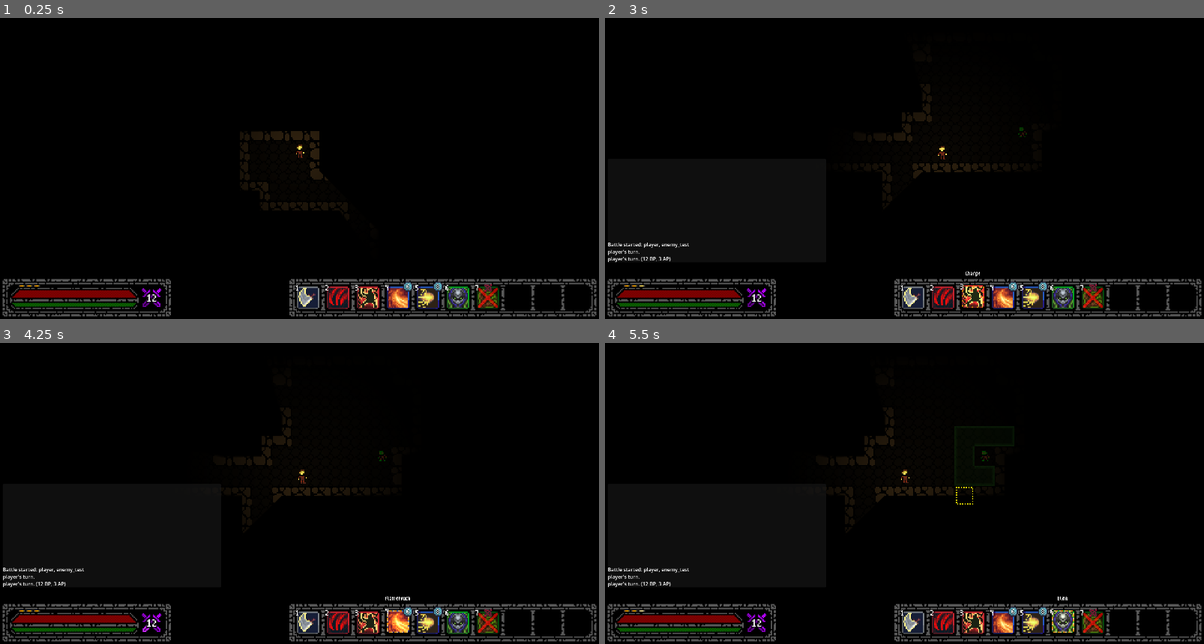
Above: before the commit, frames 1-4 (two rows, left to right).
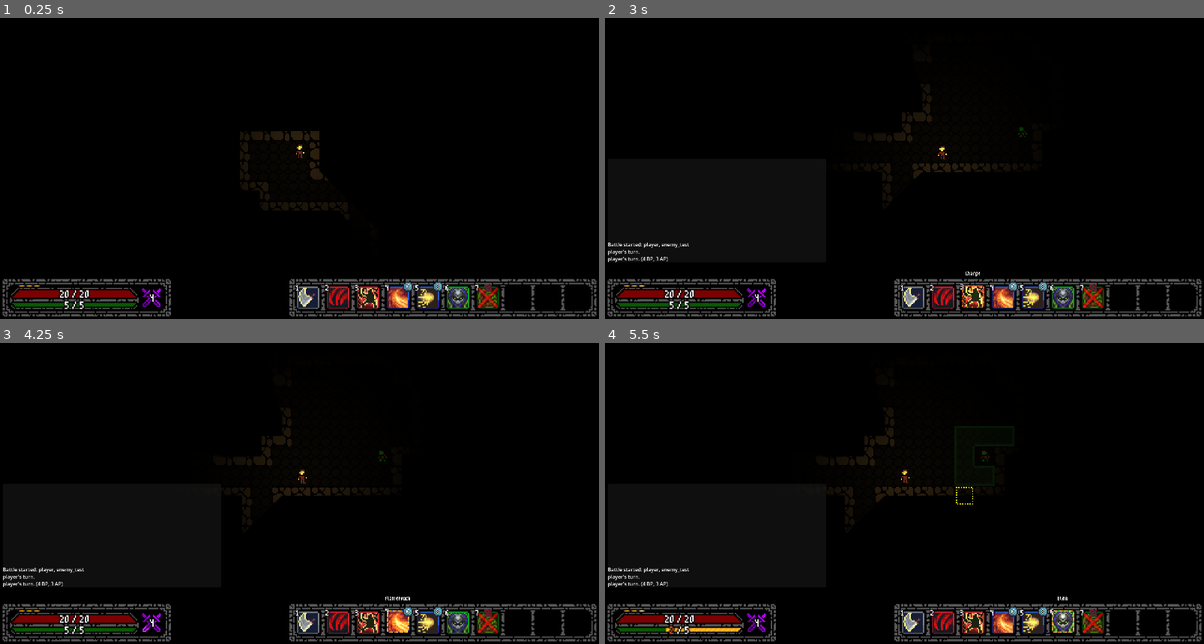
Above: after the commit, the same moments.

Repository: E-Rodowicz/Project-Fantasy
Game: Godot game, scene res://scenes/levels/test_area.tscn
Two runs of this game, one before a commit and one after it. Both use one fixed random seed, a clock stepped at 60 frames per second and the inputs below.
Inputs:
- Up to frame 1 (0.25 s): no input
- Up to frame 2 (3 s): tap Enter at 0.5 s; hold Right (ui_right) 0.53-1.28 s; tap 0 (ability_0) at 0.6 s; tap Space (precise_move) at 1.25 s; hold Down (ui_down) 1.28-2.03 s; tap 1 (ability_1) at 1.35 s; hold Right (ui_right) 2.03-2.78 s; tap 2 (ability_2) at 2.1 s; hold Up (ui_up) from 2.78 s (still down); tap 3 (ability_3) at 2.85 s
- Up to frame 3 (4.25 s): release Up (ui_up) at 3.53 s; hold Left (ui_left) from 3.53 s (still down); tap 4 (ability_4) at 3.6 s
- Up to frame 4 (5.5 s): tap 5 (ability_5) at 4.35 s; release Left (ui_left) at 5.03 s; hold Down (ui_down) from 5.03 s (still down); tap 6 (ability_6) at 5.1 s

The runs differ from the first frame. In frame 1, 0.2% of the frame differs, in the area x 9-27%, y 90-97%; in frame 2, 0.3%; in frame 3, 0.3%; in frame 4, 0.4%, in the area x 6-27%, y 79-97%.

Commit message:
Added text labels for HP + MP
Made it so that they dynamically change position as well as colour dependant of what ability/movement will use what bar and how

Diff:
--- a/scenes/gui/player_hud_v_2.gd
+++ b/scenes/gui/player_hud_v_2.gd
@@ -9,6 +9,12 @@
 @onready var hp_bar_trail: TextureProgressBar = $StatusBar_bg/hp_bar_trail
 @onready var bp_icon: Sprite2D = $StatusBar_bg/bp_icon
 @onready var bp_label: Label = $StatusBar_bg/bp_label
+@onready var hp_current_label: Label = $StatusBar_bg/hp_current_label
+@onready var hp_slash_label: Label = $StatusBar_bg/hp_slash_label
+@onready var hp_max_label: Label = $StatusBar_bg/hp_max_label
+@onready var mp_current_label: Label = $StatusBar_bg/mp_current_label
+@onready var mp_slash_label: Label = $StatusBar_bg/mp_slash_label
+@onready var mp_max_label: Label = $StatusBar_bg/mp_max_label
 
 # Preloads.
 var hp_damage_texture: Texture2D = preload("res://assets/sprites/gui/status_bar/status_bar_hp_hit.png")
@@ -32,6 +38,10 @@
 var hp_drain_delay: float = 0.0
 var hp_display_current: int = 100
 var hp_is_healing: bool = false
+var hp_preview_active: bool = false
+var hp_preview_current: int = 100
+var hp_preview_timer: float = 0.0
+var hp_preview_pulse: float = 0.0
 
 var mp_flash_frames: Array = []
 var mp_flash_frame: int = 0
@@ -52,6 +62,10 @@
 var bp_was_selected: bool = false
 var bp_shine_holding: bool = false
 var bp_shine_hold_timer: float = 0.0
+var bp_counting: bool = false
+var bp_count_display: int = 0
+var bp_count_target: int = 0
+var bp_count_timer: float = 0.0
 
 var ap_pips: Array = []
 var ap_pip_states: Array = []
@@ -67,6 +81,7 @@
 # Consts.
 const HP_DRAIN_RATE: float = 0.04
 const HP_DRAIN_DELAY: float = 0.4
+const HP_PREVIEW_RATE: float = 0.008
 
 const MP_DRAIN_RATE: float = 0.008
 const MP_FLASH_FRAME_COUNT: int = 8
@@ -77,6 +92,7 @@
 const BP_FADE_SPEED: float = 0.25
 const BP_ICON_FADE_SPEED: float = 0.15
 const BP_SHINE_HOLD: float = 0.35
+const BP_COUNT_SPEED: float = 0.15
 
 const AP_SELECT_FRAME_COUNT: int = 9
 const AP_USED_FRAME_COUNT: int = 7
@@ -88,6 +104,12 @@
 const AP_PIP_SPACING: int = 6
 const AP_PIP_START: Vector2 = Vector2(13, 5)
 
+const HP_LABEL_CENTER_X: float = 60.0
+const MP_LABEL_CENTER_X: float = 60.0
+const LABEL_COLOR_NORMAL: Color = Color.WHITE
+const LABEL_COLOR_COST: Color = Color(0.85, 0.35, 0.1)
+const LABEL_COLOR_HEAL: Color = Color(0.3, 1.0, 0.3)
+
 var hud_enabled: bool = true
 
 func _ready() -> void:
@@ -150,6 +172,21 @@
 		_update_display(delta)
 
 func _update_display(delta: float) -> void:
+	# Detect selected ability costs (used by HP preview, MP section, and labels)
+	var selected_ability_mp_cost: int = 0
+	var selected_ability_hp_cost: int = 0
+	var selected_ability_hp_heal: int = 0
+	if BattleManager.active and BattleManager.player_turn != null:
+		var hud_active_slot: int = BattleManager.player_turn.active_hotbar_slot
+		if hud_active_slot >= 0:
+			var hud_ability_id: String = PlayerData.get_hotbar_ability(hud_active_slot)
+			if hud_ability_id != "" and hud_ability_id != "basic_attack":
+				var hud_ability: Dictionary = AbilityDB.get_ability(hud_ability_id)
+				var hud_cost: Dictionary = hud_ability.get("cost", {})
+				selected_ability_mp_cost = hud_cost.get("mp", 0)
+				selected_ability_hp_cost = hud_cost.get("hp", 0)
+				selected_ability_hp_heal = hud_ability.get("heal_hp", 0)
+
 	# HP
 	hp_bar.max_value = 100
 	hp_bar_trail.max_value = 100
@@ -191,8 +228,51 @@
 		hp_drain_timer = 0.0
 		hp_drain_delay = 0.0
 
-	hp_bar.value = hp_display_current
-	hp_bar_trail.value = hp_trail_current
+	# HP Preview
+	var hp_is_previewing: bool = selected_ability_hp_cost > 0 or selected_ability_hp_heal > 0
+	if hp_is_previewing:
+		if not hp_preview_active:
+			hp_preview_active = true
+			hp_preview_current = hp_display_current
+			hp_preview_timer = 0.0
+
+		var preview_hp: int = clampi(PlayerData.current_hp - selected_ability_hp_cost + selected_ability_hp_heal, 0, PlayerData.max_hp)
+		var hp_preview_target: int = round(float(preview_hp) / PlayerData.max_hp * 100.0)
+		if preview_hp > 0:
+			hp_preview_target = max(hp_preview_target, 2)
+
+		if hp_preview_current > hp_preview_target:
+			hp_preview_timer += delta
+			while hp_preview_timer >= HP_PREVIEW_RATE and hp_preview_current > hp_preview_target:
+				hp_preview_timer -= HP_PREVIEW_RATE
+				hp_preview_current -= 1
+		elif hp_preview_current < hp_preview_target:
+			hp_preview_timer += delta
+			while hp_preview_timer >= HP_PREVIEW_RATE and hp_preview_current < hp_preview_target:
+				hp_preview_timer -= HP_PREVIEW_RATE
+				hp_preview_current += 1
+
+		hp_bar.value = hp_preview_current
+		if selected_ability_hp_cost > 0:
+			hp_bar_trail.texture_progress = hp_damage_texture
+			hp_bar_trail.value = hp_display_current
+		elif selected_ability_hp_heal > 0:
+			hp_bar_trail.texture_progress = hp_heal_texture
+			hp_bar_trail.value = hp_preview_target
+
+		hp_preview_pulse += delta
+		var pulse: float = 0.85 + sin(hp_preview_pulse * 5.0) * 0.15
+		if selected_ability_hp_cost > 0:
+			hp_bar_trail.modulate = Color(1.0, pulse * 0.7, pulse * 0.3, 1.0)
+		else:
+			hp_bar_trail.modulate = Color(pulse * 0.5, 1.0, pulse * 0.5, 1.0)
+	else:
+		if hp_preview_active:
+			hp_preview_active = false
+			hp_preview_pulse = 0.0
+			hp_bar_trail.modulate = Color.WHITE
+		hp_bar.value = hp_display_current
+		hp_bar_trail.value = hp_trail_current
 
 	# BP
 	var bp_current: int = PlayerData.bp_max
@@ -262,9 +342,31 @@
 
 	# Label fades between values like SC charges on hotbar.
 	var bp_label_target: int = bp_current if bp_current > 1 else 0
-	if bp_label_target != bp_previous_display:
+
+	# Start counting up when BP increases
+	if bp_label_target > bp_previous_display and bp_previous_display >= 0:
+		if not bp_counting:
+			bp_counting = true
+			bp_count_display = max(bp_previous_display, 0)
+			bp_count_target = bp_label_target
+			bp_count_timer = 0.0
+		else:
+			bp_count_target = bp_label_target
+
+	# Count-up animation
+	if bp_counting:
+		bp_count_timer += delta
+		if bp_count_timer >= BP_COUNT_SPEED:
+			bp_count_timer -= BP_COUNT_SPEED
+			bp_count_display += 1
+			bp_label.text = str(bp_count_display)
+			bp_label.visible = true
+			if bp_count_display >= bp_count_target:
+				bp_counting = false
+		bp_previous_display = bp_count_display
+	elif bp_label_target != bp_previous_display:
+		# Non-counting changes (BP spent — use existing crossfade logic)
 		if bp_previous_display > 1 and bp_label_target > 1:
-			# Both visible: crossfade old value out, new value in.
 			bp_label_fade.text = str(bp_previous_display)
 			bp_label_fade.modulate = Color(1, 1, 1, 1)
 			var out_tween: Tween = create_tween()
@@ -275,14 +377,12 @@
 			var in_tween: Tween = create_tween()
 			in_tween.tween_property(bp_label, "modulate:a", 1.0, BP_FADE_SPEED)
 		elif bp_label_target > 1:
-			# Was hidden, now visible: fade in.
 			bp_label.text = str(bp_label_target)
 			bp_label.modulate = Color(1, 1, 1, 0)
 			bp_label.visible = true
 			var in_tween: Tween = create_tween()
 			in_tween.tween_property(bp_label, "modulate:a", 1.0, BP_FADE_SPEED)
 		else:
-			# Was visible, now hidden: fade out.
 			var out_tween: Tween = create_tween()
 			out_tween.tween_property(bp_label, "modulate:a", 0.0, BP_FADE_SPEED)
 			out_tween.tween_callback(func(): bp_label.visible = false)
@@ -432,16 +532,15 @@
 		current_mp = BattleManager.player_turn.mp_budget
 		planned_cost = BattleManager.player_turn.path_cost
 
+	var total_mp_cost: int = planned_cost + selected_ability_mp_cost
 	var mp_preview_target: int = 0
 	var mp_display_target: int = 0
 
 	if max_mp > 0:
 		mp_preview_target = round(float(current_mp) / max_mp * 100.0)
-		mp_display_target = round(float(current_mp - planned_cost) / max_mp * 100.0)
-
-	if current_mp > 0:
-		mp_preview_target = max(mp_preview_target, 2)
-	if (current_mp - planned_cost) > 0:
+		mp_display_target = round(float(current_mp - total_mp_cost) / max_mp * 100.0)
+
+	if (current_mp - total_mp_cost) > 0:
 		mp_display_target = max(mp_display_target, 2)
 
 	# Green bar: snaps down, snaps up on cancel, animates up on refill
@@ -461,7 +560,7 @@
 		mp_display_timer = 0.0
 
 	# Preview bar snaps during planning, drains toward green, tracks green when matched.
-	if planned_cost > 0:
+	if total_mp_cost > 0:
 		mp_preview_current = mp_preview_target
 		mp_drain_timer = 0.0
 	elif mp_preview_current > mp_display_current:
@@ -477,7 +576,7 @@
 	mp_bar.value = mp_display_current
 
 	# Flash animation when there's a planned path cost
-	if planned_cost > 0:
+	if total_mp_cost > 0:
 		mp_flash_timer += delta
 		if mp_flash_timer >= 1.0 / MP_FLASH_FPS:
 			mp_flash_timer -= 1.0 / MP_FLASH_FPS
@@ -486,6 +585,35 @@
 	else:
 		mp_flash_timer = 0.0
 		mp_flash_frame = 0
+
+	if BattleManager.mp_rejected:
+		BattleManager.mp_rejected = false
+		_mp_label_flash_red()
+
+	# HP / MP Labels
+	hp_max_label.text = str(PlayerData.max_hp)
+	mp_max_label.text = str(max_mp)
+
+	if selected_ability_hp_cost > 0:
+		var hp_label_preview: int = max(PlayerData.current_hp - selected_ability_hp_cost, 0)
+		hp_current_label.text = str(hp_label_preview)
+		hp_current_label.self_modulate = LABEL_COLOR_COST
+	elif selected_ability_hp_heal > 0:
+		var hp_label_preview: int = min(PlayerData.current_hp + selected_ability_hp_heal, PlayerData.max_hp)
+		hp_current_label.text = str(hp_label_preview)
+		hp_current_label.self_modulate = LABEL_COLOR_HEAL
+	else:
+		hp_current_label.text = str(PlayerData.current_hp)
+		hp_current_label.self_modulate = LABEL_COLOR_NORMAL
+
+	var total_mp_preview: int = planned_cost + selected_ability_mp_cost
+	if total_mp_preview > 0:
+		var mp_label_preview: int = max(current_mp - total_mp_preview, 0)
+		mp_current_label.text = str(mp_label_preview)
+		mp_current_label.self_modulate = LABEL_COLOR_COST
+	else:
+		mp_current_label.text = str(current_mp)
+		mp_current_label.self_modulate = LABEL_COLOR_NORMAL
 
 func _bp_shake() -> void:
 	var flash_tween: Tween = create_tween()
@@ -522,3 +650,10 @@
 	flash_tween.tween_property(pip, "modulate", Color.WHITE, 0.08)
 	flash_tween.tween_property(pip, "modulate", Color(1.0, 0.0, 0.0, 1.0), 0.08)
 	flash_tween.tween_property(pip, "modulate", Color.WHITE, 0.08)
+
+func _mp_label_flash_red() -> void:
+	var flash_tween: Tween = create_tween()
+	flash_tween.tween_property(mp_current_label, "self_modulate", Color(1.0, 0.0, 0.0, 1.0), 0.08)
+	flash_tween.tween_property(mp_current_label, "self_modulate", Color.WHITE, 0.08)
+	flash_tween.tween_property(mp_current_label, "self_modulate", Color(1.0, 0.0, 0.0, 1.0), 0.08)
+	flash_tween.tween_property(mp_current_label, "self_modulate", Color.WHITE, 0.08)
--- a/scenes/gui/player_hud_v_2.tscn
+++ b/scenes/gui/player_hud_v_2.tscn
@@ -11,6 +11,36 @@
 [ext_resource type="FontFile" uid="uid://dj368wjpoum8l" path="res://assets/fonts/m3x6.ttf" id="9_w7ua0"]
 
 [sub_resource type="LabelSettings" id="LabelSettings_uukeg"]
+font = ExtResource("9_w7ua0")
+outline_size = 3
+outline_color = Color(0, 0, 0, 1)
+
+[sub_resource type="LabelSettings" id="LabelSettings_tye4b"]
+font = ExtResource("9_w7ua0")
+outline_size = 3
+outline_color = Color(0, 0, 0, 1)
+
+[sub_resource type="LabelSettings" id="LabelSettings_g4wbh"]
+font = ExtResource("9_w7ua0")
+outline_size = 3
+outline_color = Color(0, 0, 0, 1)
+
+[sub_resource type="LabelSettings" id="LabelSettings_5gcps"]
+font = ExtResource("9_w7ua0")
+outline_size = 3
+outline_color = Color(0, 0, 0, 1)
+
+[sub_resource type="LabelSettings" id="LabelSettings_esgjl"]
+font = ExtResource("9_w7ua0")
+outline_size = 3
+outline_color = Color(0, 0, 0, 1)
+
+[sub_resource type="LabelSettings" id="LabelSettings_57i3h"]
+font = ExtResource("9_w7ua0")
+outline_size = 3
+outline_color = Color(0, 0, 0, 1)
+
+[sub_resource type="LabelSettings" id="LabelSettings_i5s70"]
 font = ExtResource("9_w7ua0")
 outline_size = 3
 outline_color = Color(0, 0, 0, 1)
@@ -89,3 +119,67 @@
 label_settings = SubResource("LabelSettings_uukeg")
 horizontal_alignment = 1
 vertical_alignment = 1
+
+[node name="hp_current_label" type="Label" parent="StatusBar_bg" unique_id=832490995]
+layout_mode = 0
+offset_left = 7.25
+offset_top = 4.0
+offset_right = 55.0
+offset_bottom = 17.0
+text = "1"
+label_settings = SubResource("LabelSettings_tye4b")
+horizontal_alignment = 2
+vertical_alignment = 1
+
+[node name="hp_slash_label" type="Label" parent="StatusBar_bg" unique_id=699164163]
+layout_mode = 0
+offset_left = 56.25
+offset_top = 3.75
+offset_right = 60.25
+offset_bottom = 16.75
+text = "/"
+label_settings = SubResource("LabelSettings_g4wbh")
+horizontal_alignment = 1
+vertical_alignment = 1
+
+[node name="hp_max_label" type="Label" parent="StatusBar_bg" unique_id=211713981]
+layout_mode = 0
+offset_left = 62.0
+offset_top = 4.25
+offset_right = 109.25
+offset_bottom = 17.25
+text = "1"
+label_settings = SubResource("LabelSettings_5gcps")
+vertical_alignment = 1
+
+[node name="mp_current_label" type="Label" parent="StatusBar_bg" unique_id=692287794]
+layout_mode = 0
+offset_left = 8.0
+offset_top = 12.75
+offset_right = 54.5
+offset_bottom = 25.75
+text = "1"
+label_settings = SubResource("LabelSettings_esgjl")
+horizontal_alignment = 2
+vertical_alignment = 1
+
+[node name="mp_slash_label" type="Label" parent="StatusBar_bg" unique_id=1560341970]
+layout_mode = 0
+offset_left = 56.0
+offset_top = 12.75
+offset_right = 60.0
+offset_bottom = 25.75
+text = "/"
+label_settings = SubResource("LabelSettings_57i3h")
+horizontal_alignment = 1
+vertical_alignment = 1
+
+[node name="mp_max_label" type="Label" parent="StatusBar_bg" unique_id=422082151]
+layout_mode = 0
+offset_left = 61.75
+offset_top = 13.0
+offset_right = 109.5
+offset_bottom = 26.0
+text = "1"
+label_settings = SubResource("LabelSettings_i5s70")
+vertical_alignment = 1
--- a/scripts/autoloaders/BattleManager.gd
+++ b/scripts/autoloaders/BattleManager.gd
@@ -12,6 +12,7 @@
 var rejected_hotbar_slot: int = -1
 var bp_rejected: bool = false
 var ap_rejected_cost: int = 0
+var mp_rejected: bool = false
 
 func _ready() -> void:
 	process_mode = Node.PROCESS_MODE_ALWAYS
--- a/scripts/autoloaders/PlayerData.gd
+++ b/scripts/autoloaders/PlayerData.gd
@@ -46,9 +46,9 @@
 
 var learned_abilities: Array = []
 
-var max_hp: int = 30
-var current_hp: int = 30
-var bp_max: int = 12
+var max_hp: int = 20
+var current_hp: int = 20
+var bp_max: int = 4
 var ap_max: int = 0
 # Spell Charges. Per-ability charge pools for blue tree spells.
 # Key: ability_id (String), Value: current charges remaining (int).
--- a/scripts/combat/combatant_turn.gd
+++ b/scripts/combat/combatant_turn.gd
@@ -301,6 +301,10 @@
 				if PlayerData.get_spell_charges(ability.get("id", "")) < amount:
 					return
 
+	waypoints.clear()
+	full_path.clear()
+	path_cost = 0
+
 	ability_instance = AbilityDB.create_ability(ability_id)
 	if ability_instance == null:
 		return
